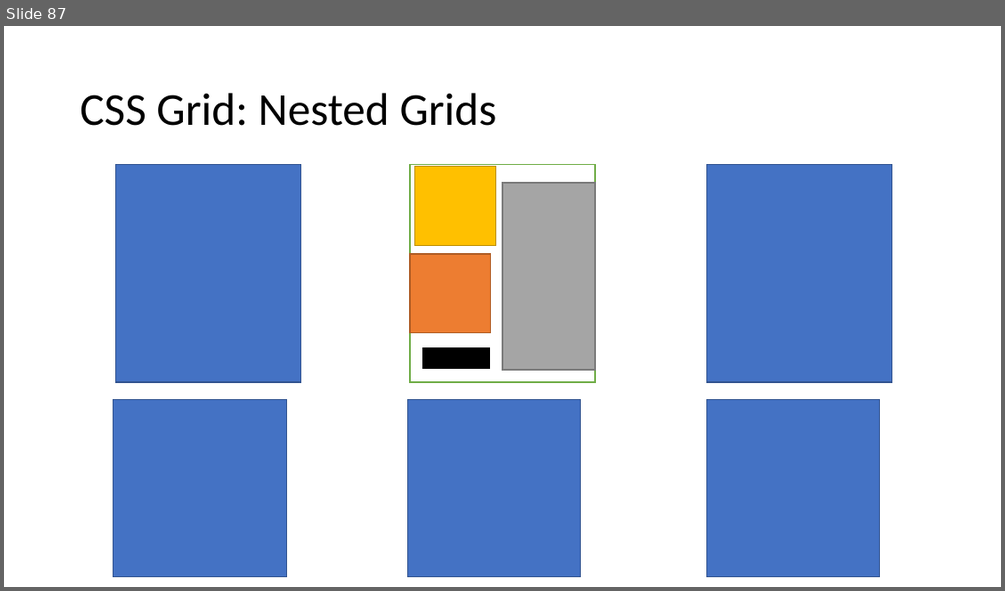
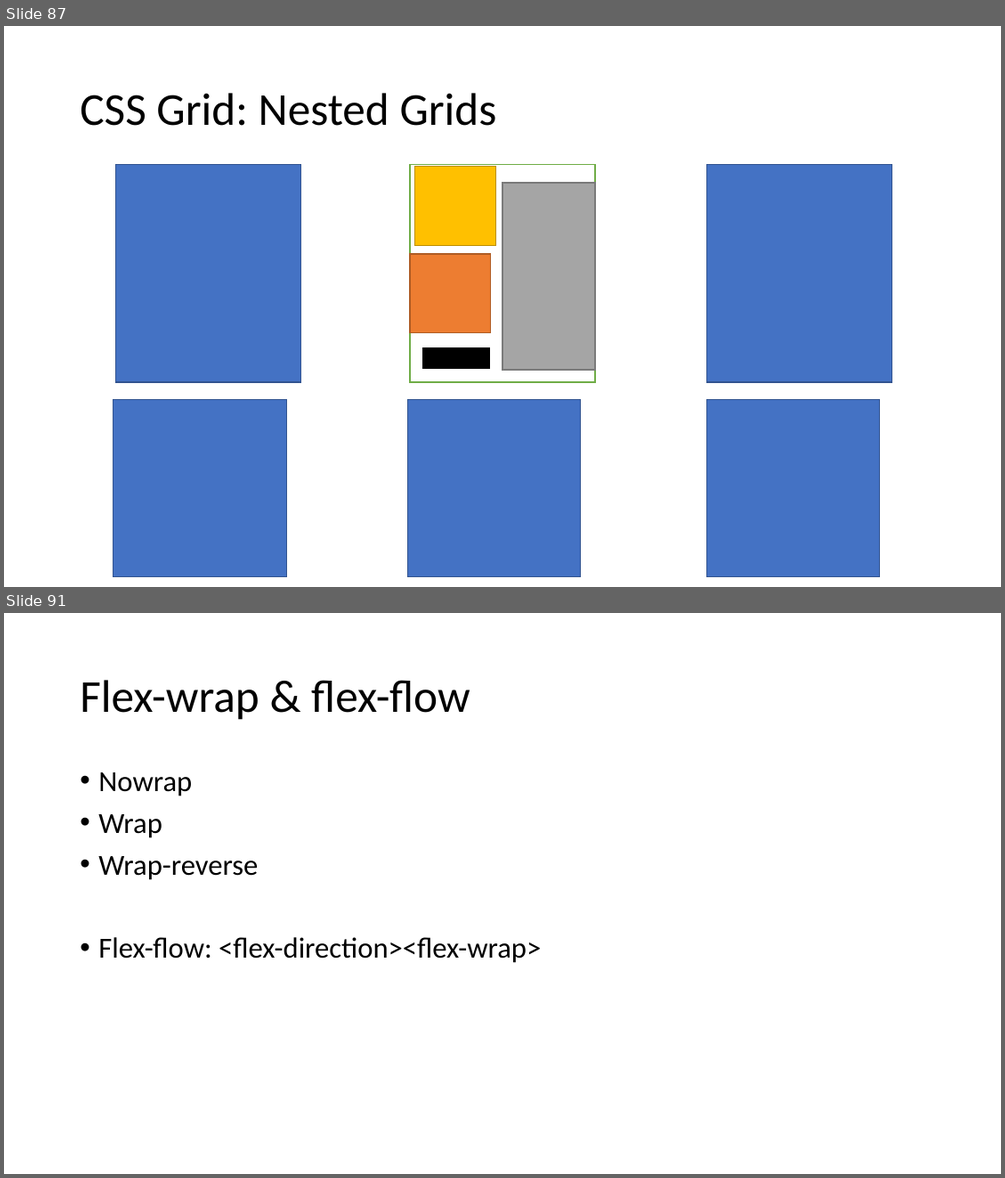
Before and after one commit to PiyushChaturvedii/Batch04, a slide deck: CSS.pptx. Shown one above the other, each under a label of ours: slide 87 before the commit, slides 87 and 91 after it; the slides between them are not shown. The pictures are 1005x591 and 1005x1178 pixels, drawn with LibreOffice and Linux fonts; fonts in the diff are those of the drawing. Boxes give left, top, right and bottom in pixels: in the first picture for what was removed or moved away, otherwise in the second. Text is boxed around its words. In the diff, an @@ line names an element or a change of style, - is before the commit and + after.

```diff
--- a/CSS.pptx
+++ b/CSS.pptx
@@ slide 91 added at bbox=[4, 613, 1001, 1174], background #FFFFFF @@
@@ title added at bbox=[80, 680, 470, 720], 44 pt, text #000000 @@
+Flex-wrap & flex-flow
@@ text added at bbox=[98, 772, 541, 963], 28 pt, text #000000 @@
+• Nowrap
+• Wrap
+• Wrap-reverse
+• Flex-flow: <flex-direction><flex-wrap>
```
Also in this commit, not shown: 8 other slides added, 6 other files.
